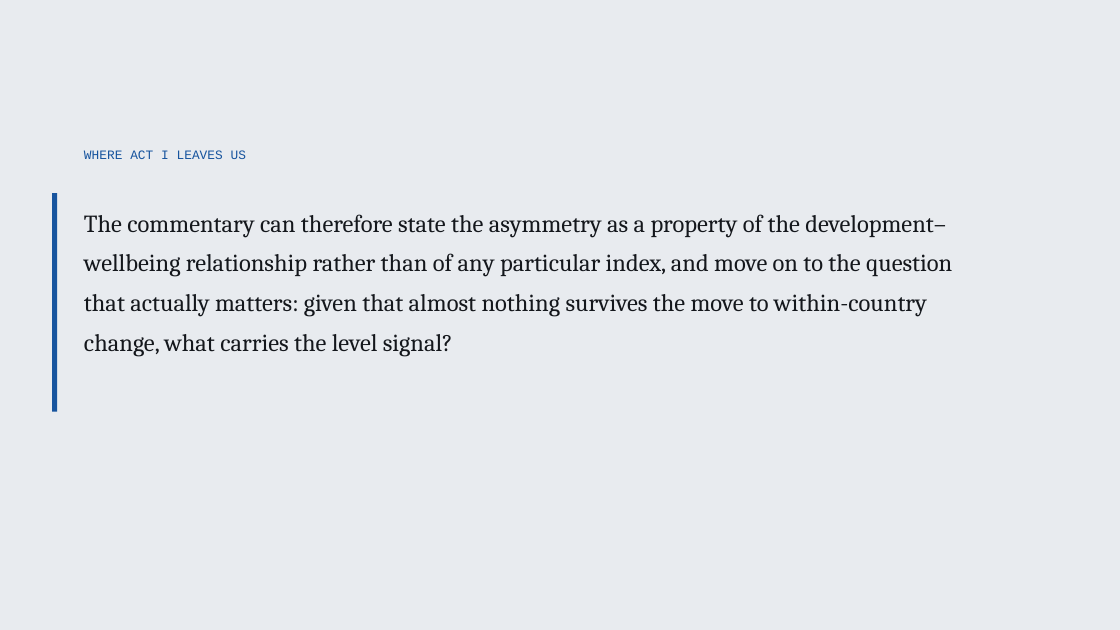
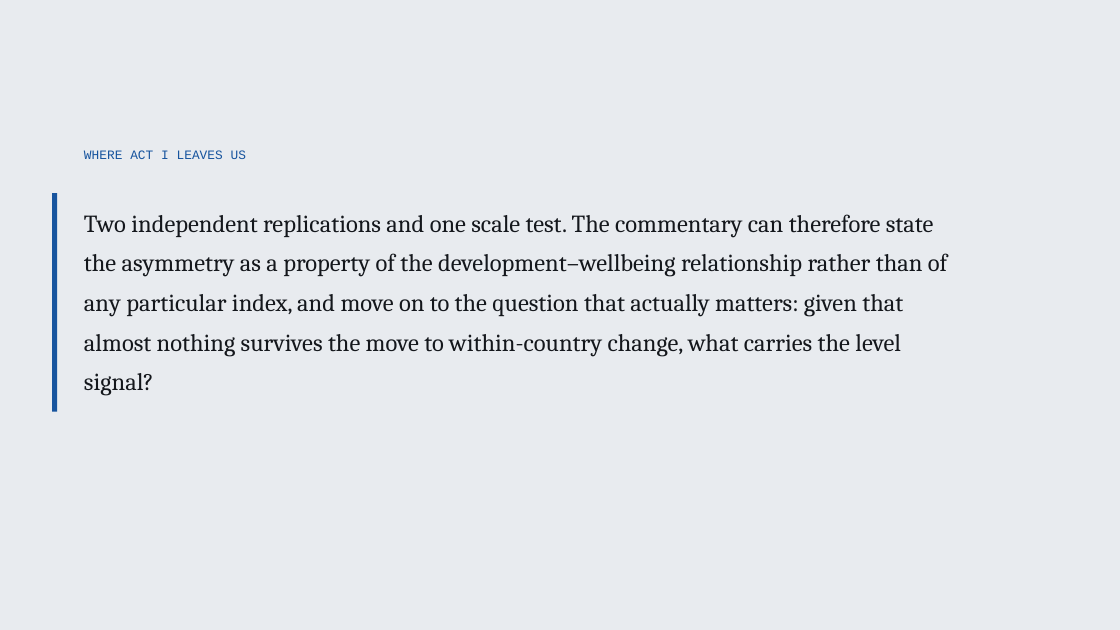
Before and after one commit to cwejnert/HDI-Happiness, a slide deck: slide 9 of deck/The_Education_Exception.pptx. Drawn at 1120x630 pixels with LibreOffice and Linux fonts; fonts in the diff are those of the drawing. Boxes give left, top, right and bottom in pixels: in the first picture for what was removed or moved away, otherwise in the second. Text is boxed around its words. In the diff, an @@ line names an element or a change of style, - is before the commit and + after.

```diff
--- a/deck/The_Education_Exception.pptx
+++ b/deck/The_Education_Exception.pptx
@@ text at (84,214,947,396): text changed @@
-The commentary can therefore state the asymmetry as a property of the development–wellbeing relationship rather than of any particular index, and move on to the question that actually matters: given that almost nothing survives the move to within-country change, what carries the level signal?
+Two independent replications and one scale test. The commentary can therefore state the asymmetry as a property of the development–wellbeing relationship rather than of any particular index, and move on to the question that actually matters: given that almost nothing survives the move to within-country change, what carries the level signal?
```
Also in this commit, not shown: 9 other slides changed, 32 other files.
